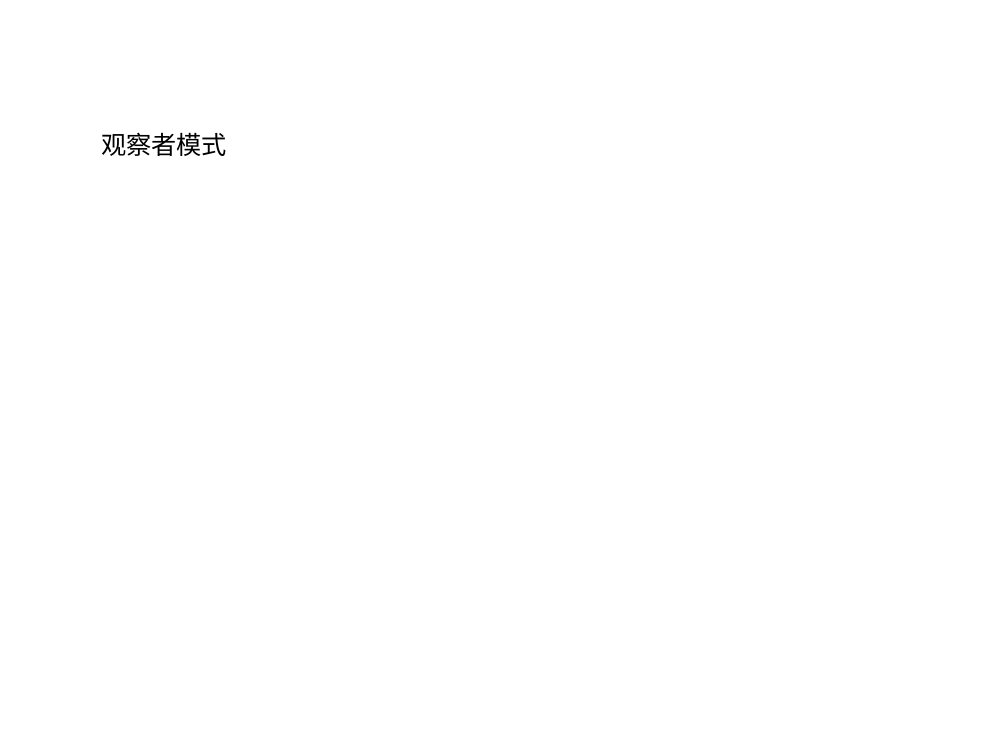
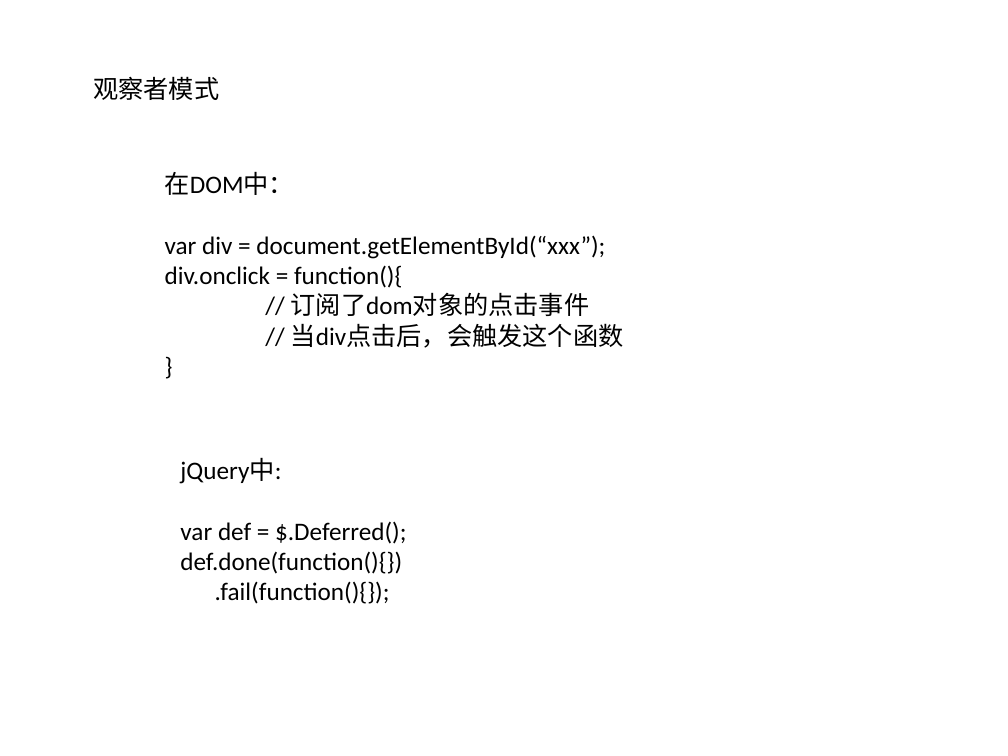
Before and after one commit to linfenpan/flamingo, a slide deck: slide 4 of share/简单的设计模式.pptx. Drawn at 1008x756 pixels with LibreOffice and Linux fonts; fonts in the diff are those of the drawing. Boxes give left, top, right and bottom in pixels: in the first picture for what was removed or moved away, otherwise in the second. Text is boxed around its words. In the diff, an @@ line names an element or a change of style, - is before the commit and + after.

```diff
--- a/share/简单的设计模式.pptx
+++ b/share/简单的设计模式.pptx
@@ text "观察者模式": place and size @@
-text "观察者模式" at [101,132,227,156]
+text "观察者模式" at [93,76,219,100]
@@ text added at [165,171,624,348], 18 pt, text #000000 @@
+在DOM中：
+var div = document.getElementById(“xxx”);
+div.onclick = function(){
+// 订阅了dom对象的点击事件
+// 当div点击后，会触发这个函数
+}
@@ text added at [180,459,406,604], 18 pt, text #000000 @@
+jQuery中:
+var def = $.Deferred();
+def.done(function(){})
+.fail(function(){});
```
Also in this commit, not shown: 7 other slides changed, 1 slide removed, 22 other files.
